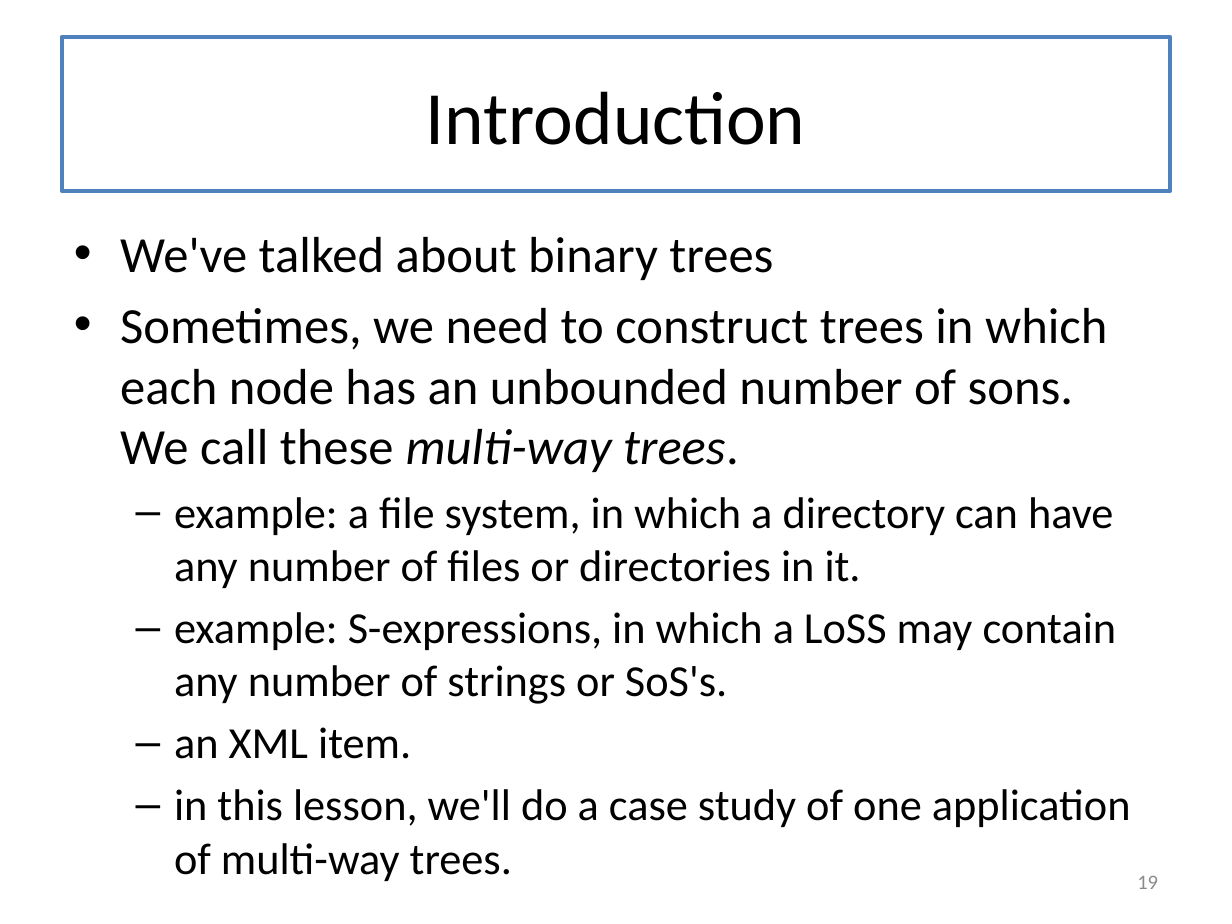
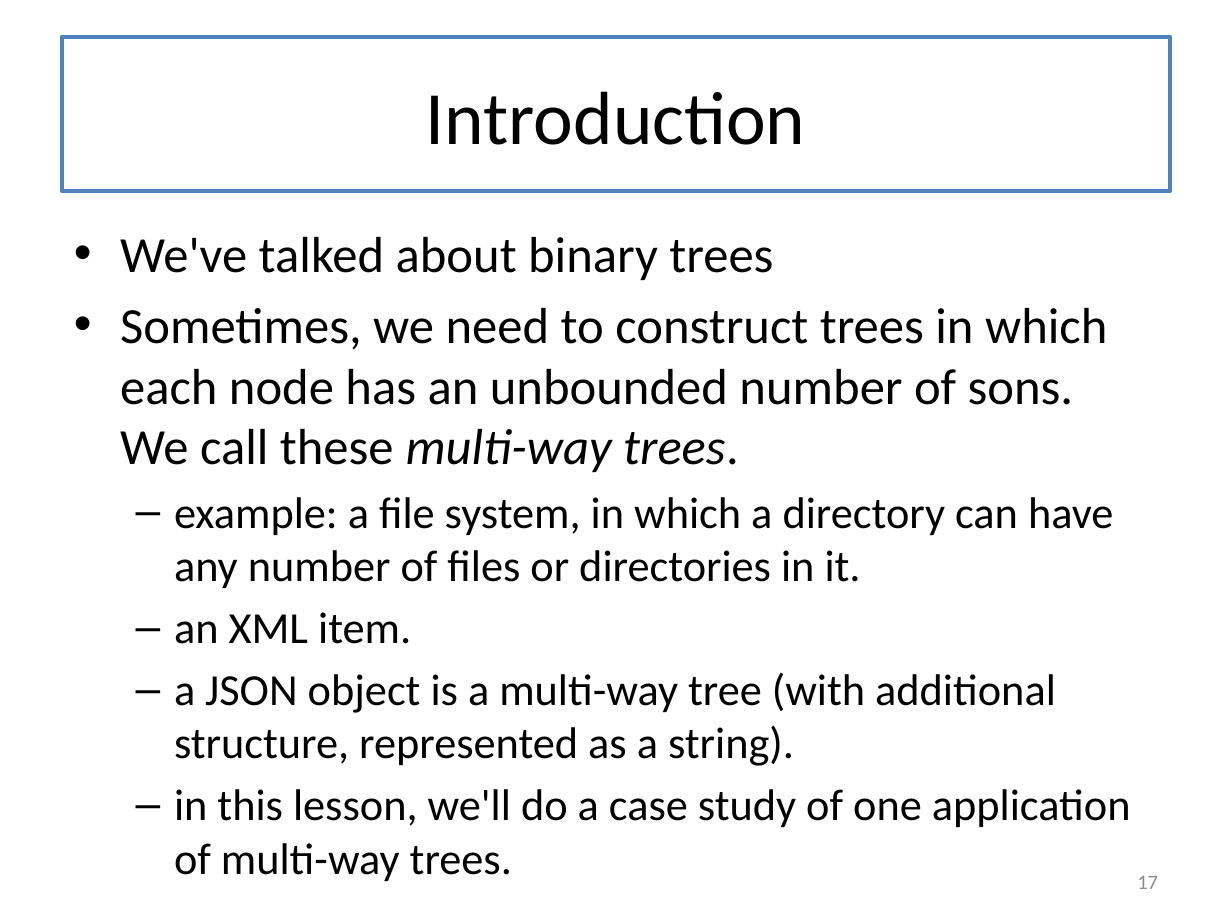
Before and after one commit to mwand/cs5010f17, a slide deck: slide 17 of Slides/Lesson 5.X Trees and Graphs - Combined Slides.pptx (slide 19 before the commit). Drawn at 1232x924 pixels with LibreOffice and Linux fonts; fonts in the diff are those of the drawing. Boxes give left, top, right and bottom in pixels: in the first picture for what was removed or moved away, otherwise in the second. Text is boxed around its words. In the diff, an @@ line names an element or a change of style, - is before the commit and + after.

```diff
--- a/Slides/Lesson 5.X Trees and Graphs - Combined Slides.pptx
+++ b/Slides/Lesson 5.X Trees and Graphs - Combined Slides.pptx
@@ text at <box>174,612,1117,704</box>: paragraph removed @@
-  – example: S-expressions, in which a LoSS may contain any number of strings or SoS's.
@@ text at <box>174,673,1056,766</box>: paragraph added @@
+  – a JSON object is a multi-way tree (with additional structure, represented as a string).
@@ page number at <box>1137,876,1158,889</box>: text changed @@
-19
+17
```
Also in this commit, not shown: 30 other slides changed, 1 slide added, 4 slides removed, 51 other files.
